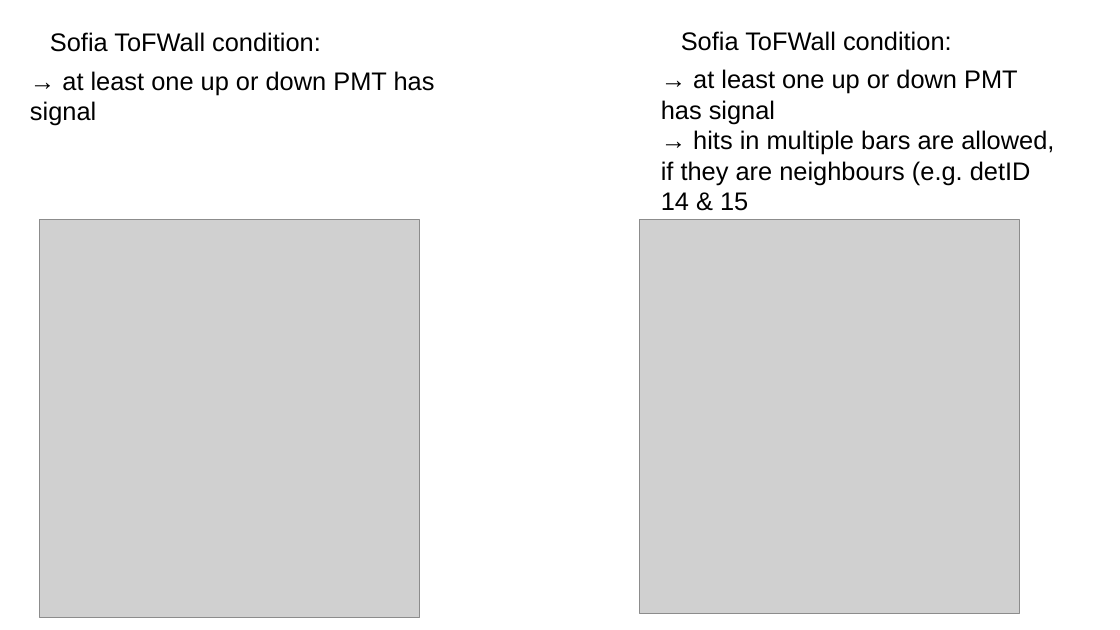
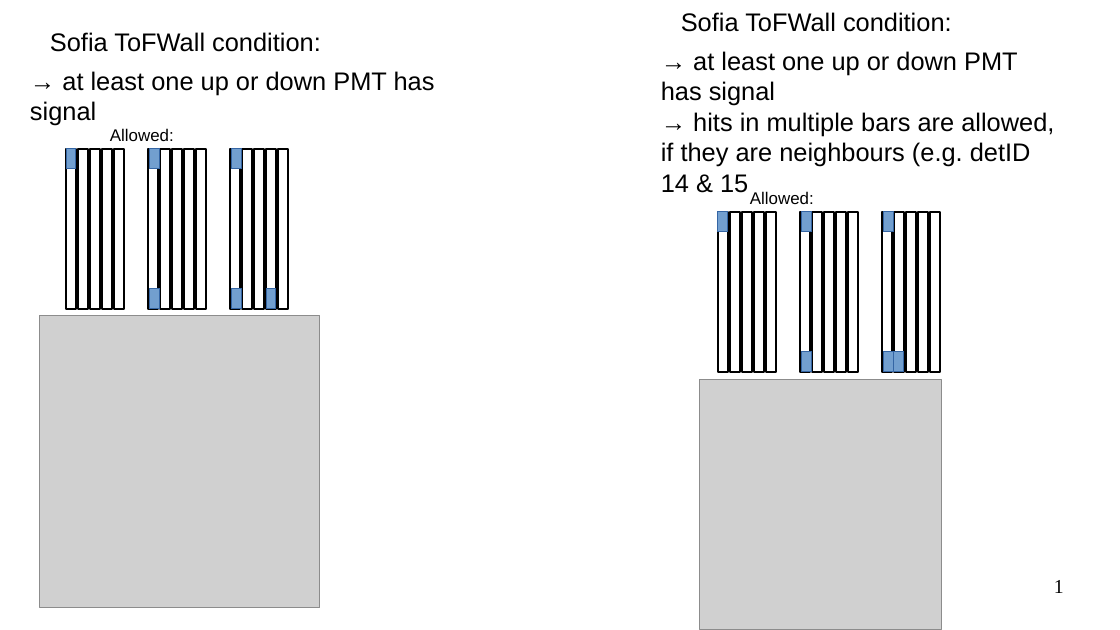
Before and after one commit to jenegger/phd_thesis, a slide deck: slide 1 of other/sofia_tof_analysis.odp. Drawn at 1120x630 pixels with LibreOffice and Linux fonts; fonts in the diff are those of the drawing; grey boxes stand for pictures. Boxes give left, top, right and bottom in pixels: in the first picture for what was removed or moved away, otherwise in the second. Text is boxed around its words. In the diff, an @@ line names an element or a change of style, - is before the commit and + after.

```diff
--- a/other/sofia_tof_analysis.odp
+++ b/other/sofia_tof_analysis.odp
@@ text "Sofia ToFWall condition:": place and size @@
-text "Sofia ToFWall condition:" at (681,31,952,51)
+text "Sofia ToFWall condition:" at (681,12,952,32)
@@ text "→ at least one up ...": place and size @@
-text "→ at least one up ..." at (661,69,1054,211)
+text "→ at least one up ..." at (661,51,1054,193)
@@ text added at (110,128,174,141), 12 pt, text #000000 @@
+Allowed:
@@ text added at (750,191,814,204), 12 pt, text #000000 @@
+Allowed:
@@ group added at (66,149,289,309): 21 rectangles @@
@@ picture: place and size @@
-picture at (40,221,420,618)
+picture at (40,315,320,608)
@@ group added at (719,212,940,372): 21 rectangles @@
@@ picture: place and size @@
-picture at (640,221,1020,614)
+picture at (700,380,942,630)
@@ page number added at (1054,580,1064,593), 14 pt, text #000000 @@
+1
```
Also in this commit, not shown: 5 other slides changed, 1 slide added, 10 other files.
